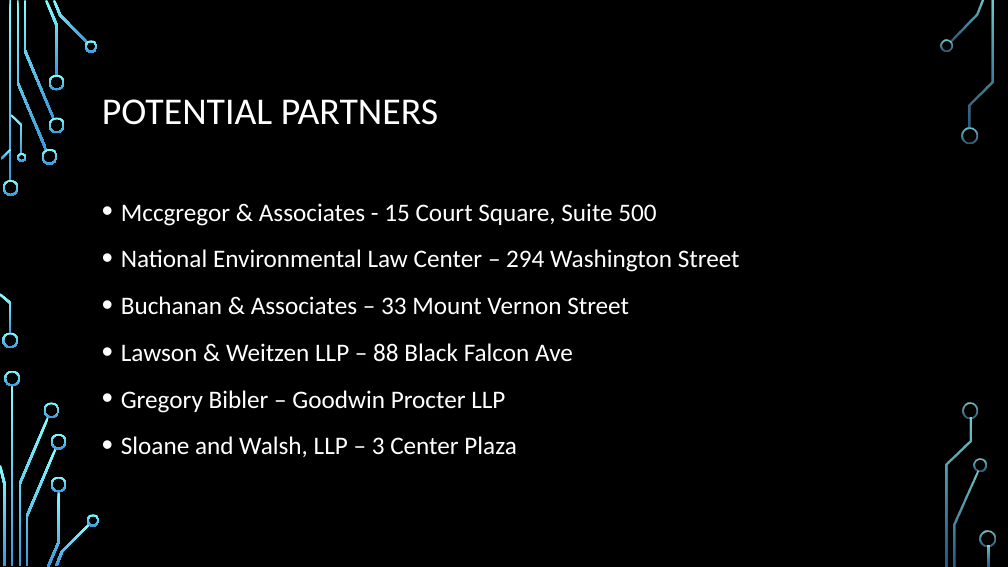
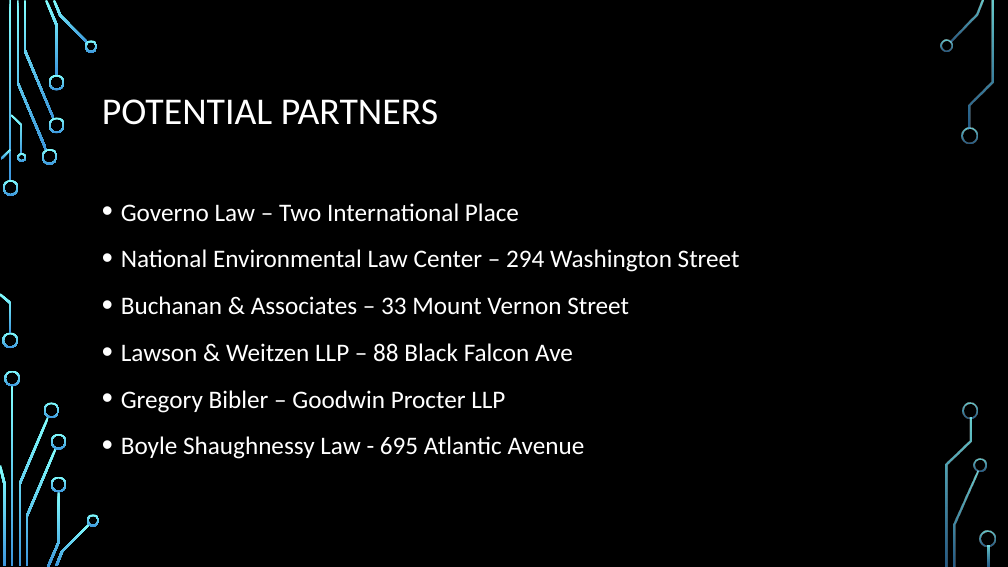
Before and after one commit to colarusso/codingthelaw, a slide deck: slide 7 of Fall_2017/work/asaratenney/Firm Connect .pptx. Drawn at 1008x567 pixels with LibreOffice and Linux fonts; fonts in the diff are those of the drawing; background and template pictures are left out. Boxes give left, top, right and bottom in pixels: in the first picture for what was removed or moved away, otherwise in the second. Text is boxed around its words. In the diff, an @@ line names an element or a change of style, - is before the commit and + after.

Commit message:
Final

```diff
--- a/Fall_2017/work/asaratenney/Firm Connect .pptx
+++ b/Fall_2017/work/asaratenney/Firm Connect .pptx
@@ text at (121,203,519,222): text changed @@
-• Mccgregor & Associates - 15 Court Square, Suite 500
+• Governo Law – Two International Place
@@ text at (121,436,585,459): text changed @@
-• Sloane and Walsh, LLP – 3 Center Plaza
+• Boyle Shaughnessy Law - 695 Atlantic Avenue
```
